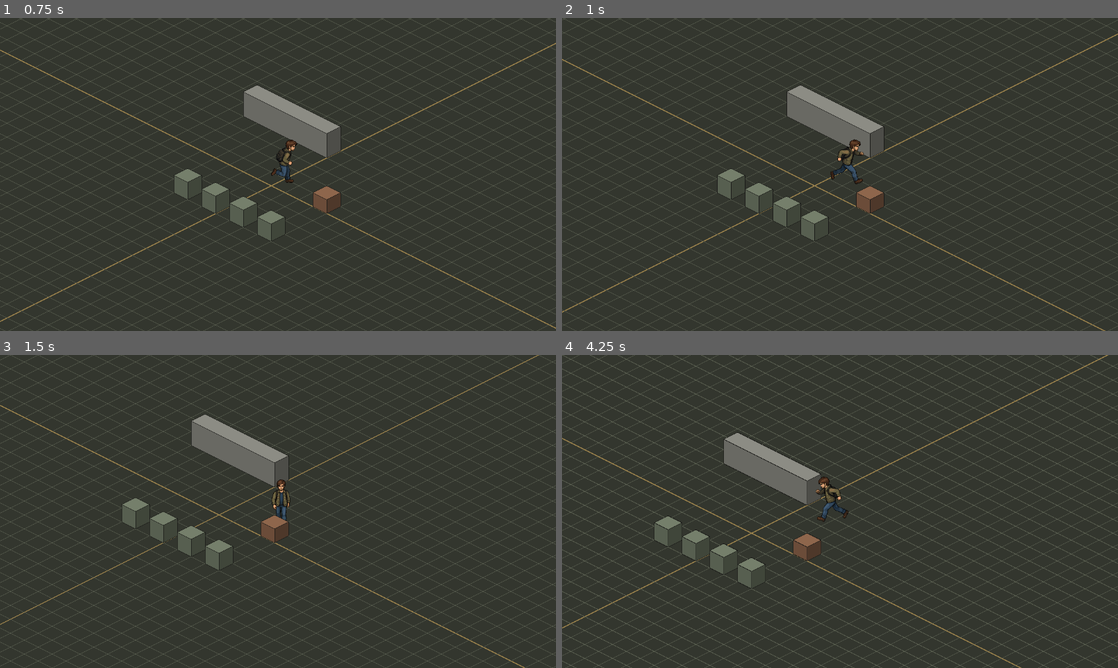
Above: before the commit, frames 1-4 (two rows, left to right).
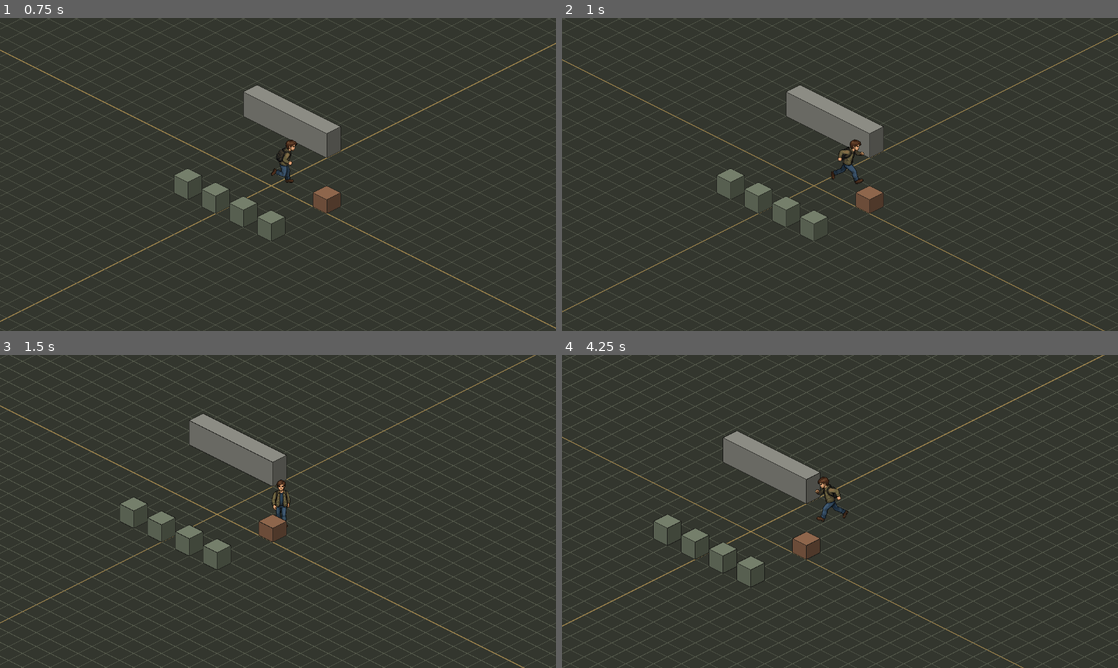
Above: after the commit, the same moments.

Repository: shah86-ia/game-apoc
Game: Godot game, scene res://scenes/test/iso_movement_test.tscn
Same seed, same stepped clock (60 frames per second), same inputs: the game is played once before the commit and once after it.
Inputs:
- Up to frame 1 (0.75 s): tap Enter at 0.5 s; hold D (move_right) from 0.53 s (still down); hold Shift (run) from 0.53 s (still down)
- Up to frame 2 (1 s): keep holding D (move_right); keep holding Shift (run)
- Up to frame 3 (1.5 s): release D (move_right) at 1.28 s; release Shift (run) at 1.28 s; hold S (move_down) from 1.28 s (still down); tap Shift (run) at 1.35 s
- Up to frame 4 (4.25 s): release S (move_down) at 2.03 s; hold D (move_right) 2.03-2.78 s; hold Shift (run) 2.03-2.78 s; hold W (move_up) 2.78-3.53 s; tap Shift (run) at 2.85 s; hold A (move_left) from 3.53 s (still down); hold Shift (run) from 3.53 s (still down)

Frame 1 is identical in both runs. In frame 2, 2.0% of the frame differs, in the area x 0-100%, y 0-100%; in frame 3, 6.4%; in frame 4, 12%.

Commit message:
tweak: бег на 5% быстрее — множитель 1.68, FPS run_* 10.5
Скорость бега 192 → ≈ 202 px/s; FPS поднят пропорционально, чтобы не росло
проскальзывание ног. Шаг ползунка множителя в инспекторе — 0.01.

Co-Authored-By: Claude Opus 5.5 <noreply@anthropic.com>
Claude-Session: https://claude.ai/code/session_01D5H8uEiPeKCtB9HRVci4Ag

Diff:
--- a/characters/protagonist/animations/protagonist_frames.tres
+++ b/characters/protagonist/animations/protagonist_frames.tres
@@ -422,7 +422,7 @@
 }],
 "loop": true,
 "name": &"run_s",
-"speed": 10.0
+"speed": 10.5
 }, {
 "frames": [{
 "duration": 1.0,
@@ -450,7 +450,7 @@
 }],
 "loop": true,
 "name": &"run_n",
-"speed": 10.0
+"speed": 10.5
 }, {
 "frames": [{
 "duration": 1.0,
@@ -478,7 +478,7 @@
 }],
 "loop": true,
 "name": &"run_w",
-"speed": 10.0
+"speed": 10.5
 }, {
 "frames": [{
 "duration": 1.0,
@@ -506,7 +506,7 @@
 }],
 "loop": true,
 "name": &"run_e",
-"speed": 10.0
+"speed": 10.5
 }, {
 "frames": [{
 "duration": 1.0,
@@ -534,7 +534,7 @@
 }],
 "loop": true,
 "name": &"run_sw",
-"speed": 10.0
+"speed": 10.5
 }, {
 "frames": [{
 "duration": 1.0,
@@ -562,7 +562,7 @@
 }],
 "loop": true,
 "name": &"run_se",
-"speed": 10.0
+"speed": 10.5
 }, {
 "frames": [{
 "duration": 1.0,
@@ -590,7 +590,7 @@
 }],
 "loop": true,
 "name": &"run_nw",
-"speed": 10.0
+"speed": 10.5
 }, {
 "frames": [{
 "duration": 1.0,
@@ -618,5 +618,5 @@
 }],
 "loop": true,
 "name": &"run_ne",
-"speed": 10.0
+"speed": 10.5
 }]
--- a/scripts/player/player.gd
+++ b/scripts/player/player.gd
@@ -3,16 +3,16 @@
 ## Главный герой. Управление WASD относительно экрана, Shift — бег.
 ## Точка начала координат узла — ноги персонажа (точка опоры).
 ## Внешний вид — дочерний AnimatedSprite2D с ресурсом SpriteFrames.
-## FPS анимаций (walk_* — 8, run_* — 10) задаются в SpriteFrames, а не здесь.
+## FPS анимаций (walk_* — 8, run_* — 10.5) задаются в SpriteFrames, а не здесь.
 
 ## Скорость ходьбы в пикселях в секунду.
 @export var move_speed: float = 120.0
 
 ## Скорость бега = move_speed × этот множитель (Shift + WASD).
-@export_range(1.0, 3.0, 0.05) var run_speed_multiplier: float = 1.6
+@export_range(1.0, 3.0, 0.01) var run_speed_multiplier: float = 1.68
 
 ## Насколько быстро скорость меняется между ходьбой и бегом, пикс/с².
-## Чем больше, тем резче переход; при 300 разгон 120 → 192 занимает ≈ 0,25 с.
+## Чем больше, тем резче переход; при 300 разгон 120 → 202 занимает ≈ 0,27 с.
 @export var speed_change_rate: float = 300.0
 
 ## Доля от move_speed, ниже которой герой считается стоящим (упёрся в стену).
Not shown, changed: README.md
Not shown, changed: characters/README.md
